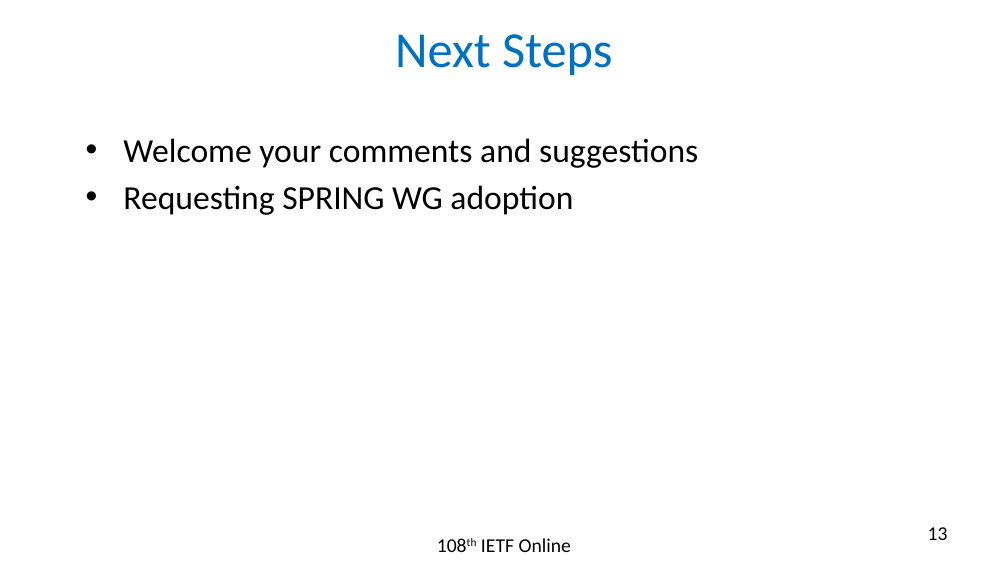
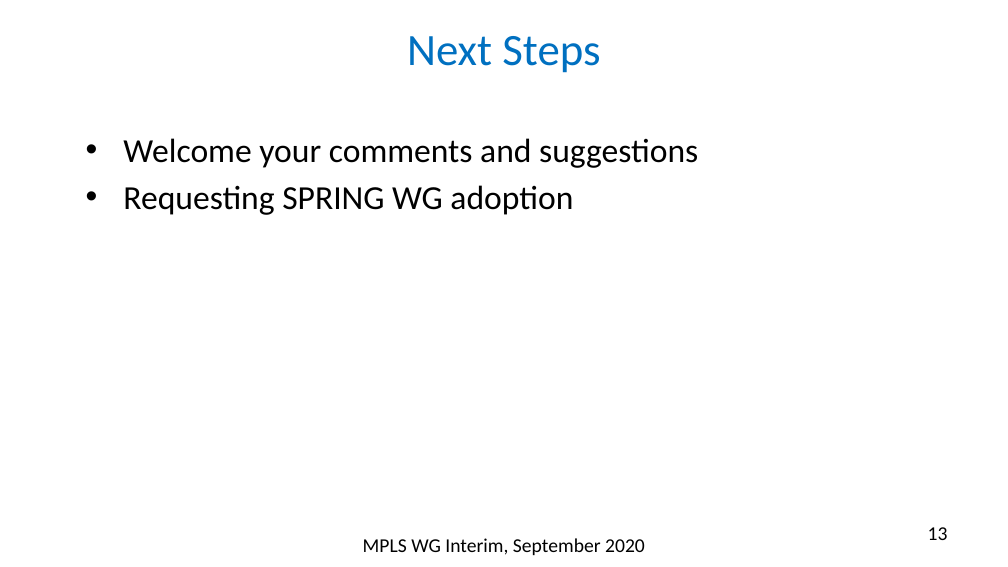
Before and after one commit to rakgandhi/ietf-slides, a slide deck: slide 13 of draft-gandhi-spring-sr-enhanced-plm-02.pptx. Drawn at 1008x567 pixels with LibreOffice and Linux fonts; fonts in the diff are those of the drawing. Boxes give left, top, right and bottom in pixels: in the first picture for what was removed or moved away, otherwise in the second. Text is boxed around its words. In the diff, an @@ line names an element or a change of style, - is before the commit and + after.

```diff
--- a/draft-gandhi-spring-sr-enhanced-plm-02.pptx
+++ b/draft-gandhi-spring-sr-enhanced-plm-02.pptx
@@ title "Next Steps" at box(407, 36, 600, 73): size 36 to 32 pt @@
@@ text at box(363, 538, 645, 555): text changed @@
-108th IETF Online
+MPLS WG Interim, September 2020
```
Also in this commit, not shown: 16 other slides changed, 3 other files.
